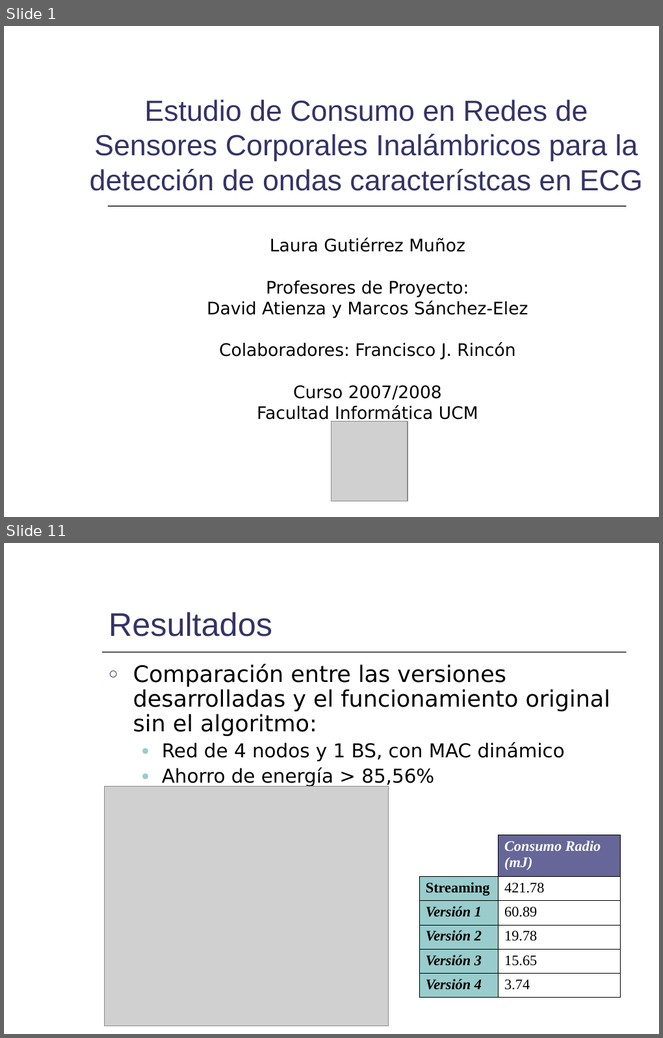
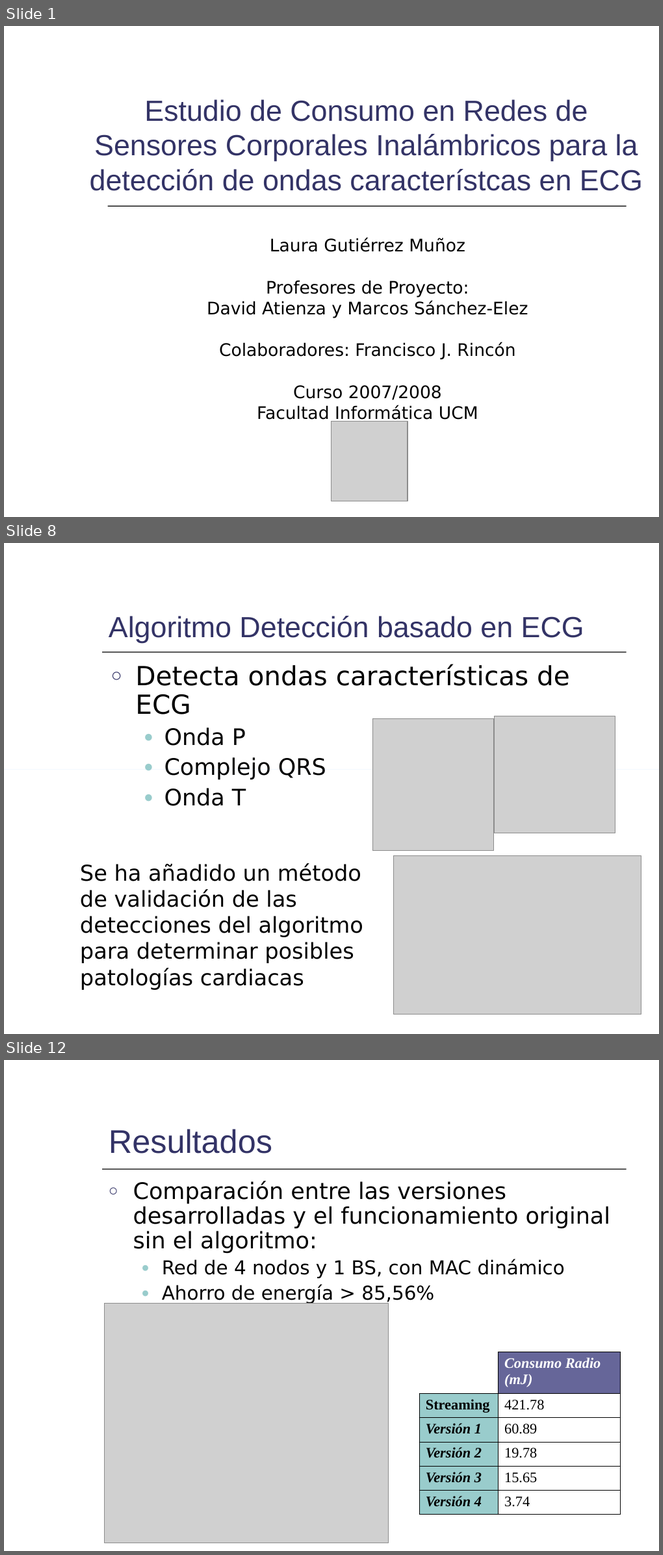
Before and after one commit to mmja/redsensores, a slide deck: Memoria/Consumo.ppt. Shown one above the other, each under a label of ours: slides 1 and 11 before the commit, slides 1, 8 and 12 after it; the slides between them are not shown. The pictures are 663x1038 and 663x1555 pixels, drawn with LibreOffice and Linux fonts; fonts in the diff are those of the drawing; grey boxes stand for pictures. Boxes give left, top, right and bottom in pixels: in the first picture for what was removed or moved away, otherwise in the second. Text is boxed around its words. In the diff, an @@ line names an element or a change of style, - is before the commit and + after.

```diff
--- a/Memoria/Consumo.ppt
+++ b/Memoria/Consumo.ppt
@@ slide 8 added at (4,543,659,1034), background #FFFFFF; not listed: 3 template elements that a slide beside it also shows @@
@@ title added at (109,616,584,643), 32 pt, text #333366 @@
+Algoritmo Detección basado en ECG
@@ text added at (135,664,570,806), 29 pt, text #000000 @@
+○ Detecta ondas características de ECG
+  ● Onda P
+  ● Complejo QRS
+  ● Onda T
@@ picture added at (494,717,615,834) @@
@@ picture added at (373,719,494,851) @@
@@ rectangle added at (4,770,659,770), fill #99CCFF @@
@@ text added at (80,863,363,990), 24 pt, text #000000 @@
+Se ha añadido un método de validación de las detecciones del algoritmo para determinar posibles patologías cardiacas
@@ picture added at (393,856,641,1014) @@
@@ what was slide 11 is now slide 12 @@
```
Also in this commit, not shown: 6 slides changed, 5 other slides added, 4 slides removed.
